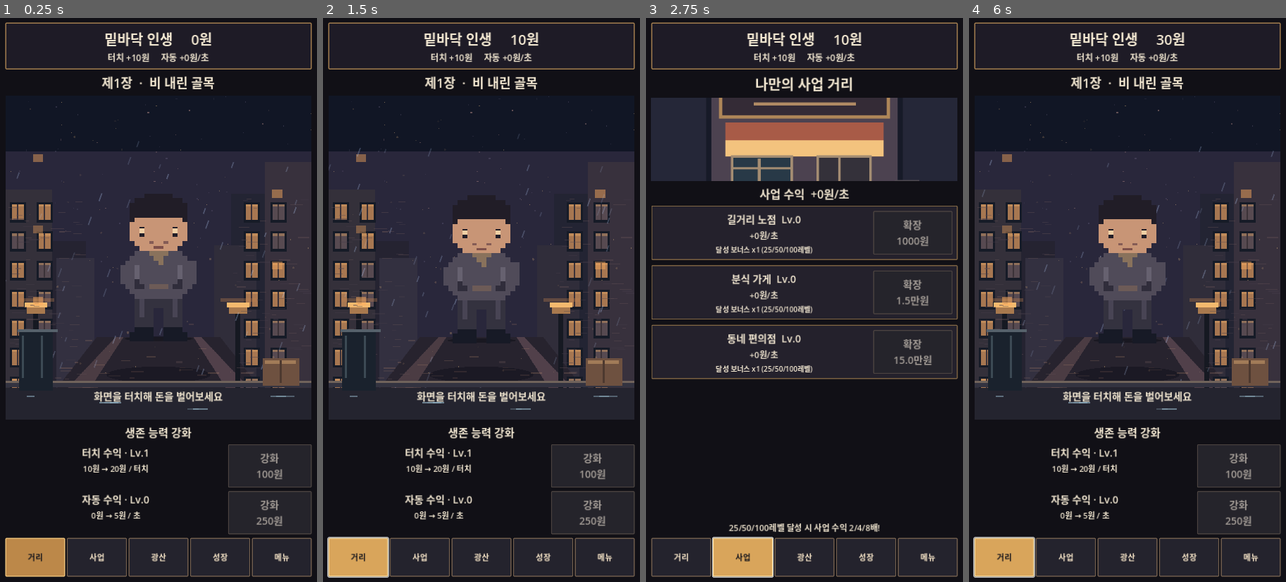
Above: before the commit, frames 1-4 (left to right).
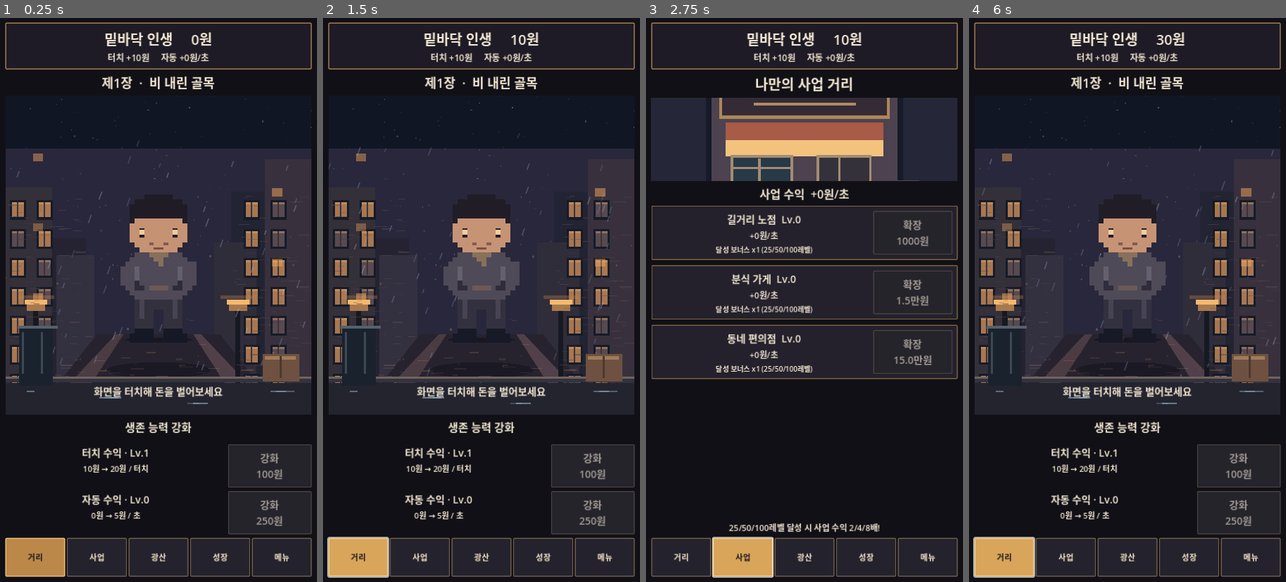
Above: after the commit, the same moments.

Repository: sungpil987/BottomLife-Reborn
Game: Godot game, scene res://scenes/Main.tscn
Same seed, same stepped clock (60 frames per second), same inputs: the game is played once before the commit and once after it.
Inputs (mouse positions are in pixels of both pictures, inside the frame that each line leads up to; where the layout moved, square brackets give the same spot in the first picture):
- Up to frame 1 (0.25 s): no input
- Up to frame 2 (1.5 s): click (481, 254) [481, 260] at 0.5 s; click "거리" at 1.25 s
- Up to frame 3 (2.75 s): click "사업" at 2 s
- Up to frame 4 (6 s): click "광산" at 2.75 s; click "곡괭이질 +20원 / 광석 1개" at 3.5 s; click "성장" at 4.25 s; click "메뉴" at 5 s; click "거리" at 5.75 s

The runs differ from the first frame. In frame 1, 6.3% of the frame differs, in the area x 1-99%, y 13-75%; in frame 2, 6.1%; in frame 3, 0.3%; in frame 4, 6.1%.

Commit message:
v2.2 stabilize anchored character animation, sharpen business artwork and correct prestige income display

Diff:
--- a/scripts/main.gd
+++ b/scripts/main.gd
@@ -36,7 +36,6 @@
 var feedback: Label
 var save_clock: float = 0.0
 var ui_clock: float = 0.0
-var cached_money_text: String = ""
 var hero_sprite: TextureRect
 var hero_idle_tween: Tween
 var hero_blink_clock: float = 0.0
@@ -357,11 +356,12 @@
 	content.add_child(make_label("나만의 사업 거리", 32))
 	var art := TextureRect.new()
 	art.texture = load("res://assets/business_stall.svg")
+	art.texture_filter = CanvasItem.TEXTURE_FILTER_NEAREST
 	art.expand_mode = TextureRect.EXPAND_IGNORE_SIZE
 	art.stretch_mode = TextureRect.STRETCH_KEEP_ASPECT_COVERED
 	art.custom_minimum_size.y = 190
 	content.add_child(art)
-	content.add_child(make_label("사업 수익  +%s원/초" % number(total_auto_income() - float(auto_level) * 5.0), 26))
+	content.add_child(make_label("사업 수익  +%s원/초" % number((total_auto_income() - float(auto_level) * 5.0) * prestige_multiplier()), 26))
 	var scroll := ScrollContainer.new()
 	scroll.size_flags_vertical = Control.SIZE_EXPAND_FILL
 	content.add_child(scroll)
@@ -474,6 +474,7 @@
 	mine_flash_tween.tween_property(mine_art, "modulate", Color.WHITE, 0.28)
 	var found_gem := last_mine_find.begins_with("희귀")
 	var flash := make_label("◆ 보석 발견!" if found_gem else "쾅!  +광석", 31)
+	flash.z_index = 2
 	flash.add_theme_color_override("font_color", Color("#8ef4ff") if found_gem else Color("#ffe0a0"))
 	flash.mouse_filter = Control.MOUSE_FILTER_IGNORE
 	flash.position = Vector2(115, 82)
@@ -533,7 +534,7 @@
 	mine_energy_bar.add_theme_stylebox_override("fill", panel_style(Color("#c79b51"), Color("#e6c479"), 0))
 	content.add_child(mine_energy_bar)
 	content.add_child(make_label("보석 ◆ %d개   |   %s" % [gems, last_mine_find], 21))
-	var dig := make_button("곡괭이질  +%s원 / 광석 %d개" % [number(float(20 * pickaxe_level * mine_depth)), pickaxe_level])
+	var dig := make_button("곡괭이질  +%s원 / 광석 %d개" % [number(float(20 * pickaxe_level * mine_depth) * prestige_multiplier()), pickaxe_level])
 	dig.custom_minimum_size.y = 105
 	decorate_button(dig, true)
 	dig.disabled = mine_energy < 1.0
@@ -654,10 +655,10 @@
 	scene_area.add_child(foreground)
 	hero_blink_clock = 0.0
 	hero_blink_active = false
-	hero.pivot_offset = Vector2(120, 165)
+	hero.pivot_offset = Vector2(0, 0)
 	hero_idle_tween = create_tween().set_loops()
-	hero_idle_tween.tween_property(hero, "position:y", hero.position.y - 5.0, 1.15).set_trans(Tween.TRANS_SINE).set_ease(Tween.EASE_IN_OUT)
-	hero_idle_tween.tween_property(hero, "position:y", hero.position.y, 1.15).set_trans(Tween.TRANS_SINE).set_ease(Tween.EASE_IN_OUT)
+	hero_idle_tween.tween_property(hero, "modulate", Color("#d7d0e1"), 1.15).set_trans(Tween.TRANS_SINE).set_ease(Tween.EASE_IN_OUT)
+	hero_idle_tween.tween_property(hero, "modulate", Color.WHITE, 1.15).set_trans(Tween.TRANS_SINE).set_ease(Tween.EASE_IN_OUT)
 
 	var tap := Button.new()
 	tap.flat = true
@@ -678,6 +679,8 @@
 	feedback.mouse_filter = Control.MOUSE_FILTER_IGNORE
 	scene_area.add_child(feedback)
 	content.add_child(make_label("생존 능력 강화", 25))
+	var separator := HSeparator.new()
+	content.add_child(separator)
 	var tap_cost := 100.0 * pow(1.35, tap_level - 1)
 	var tap_row := HBoxContainer.new()
 	tap_row.custom_minimum_size.y = 82
